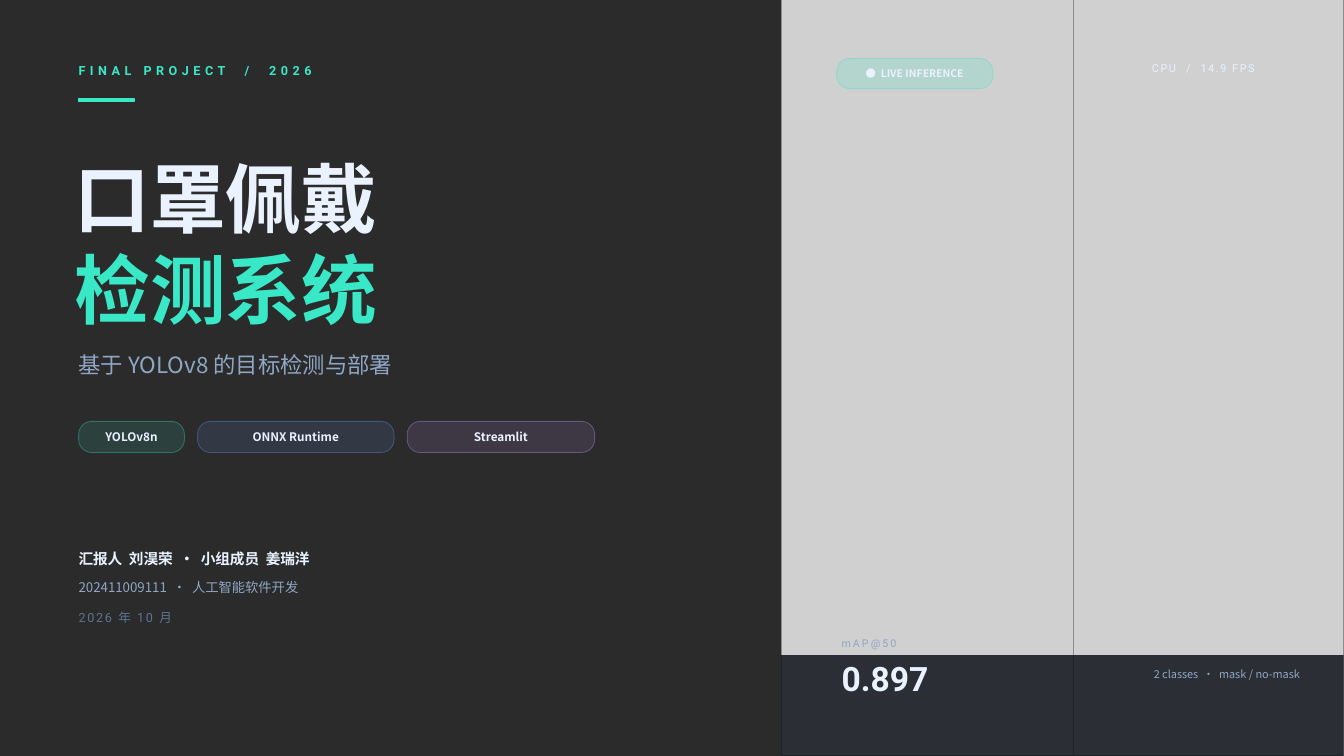
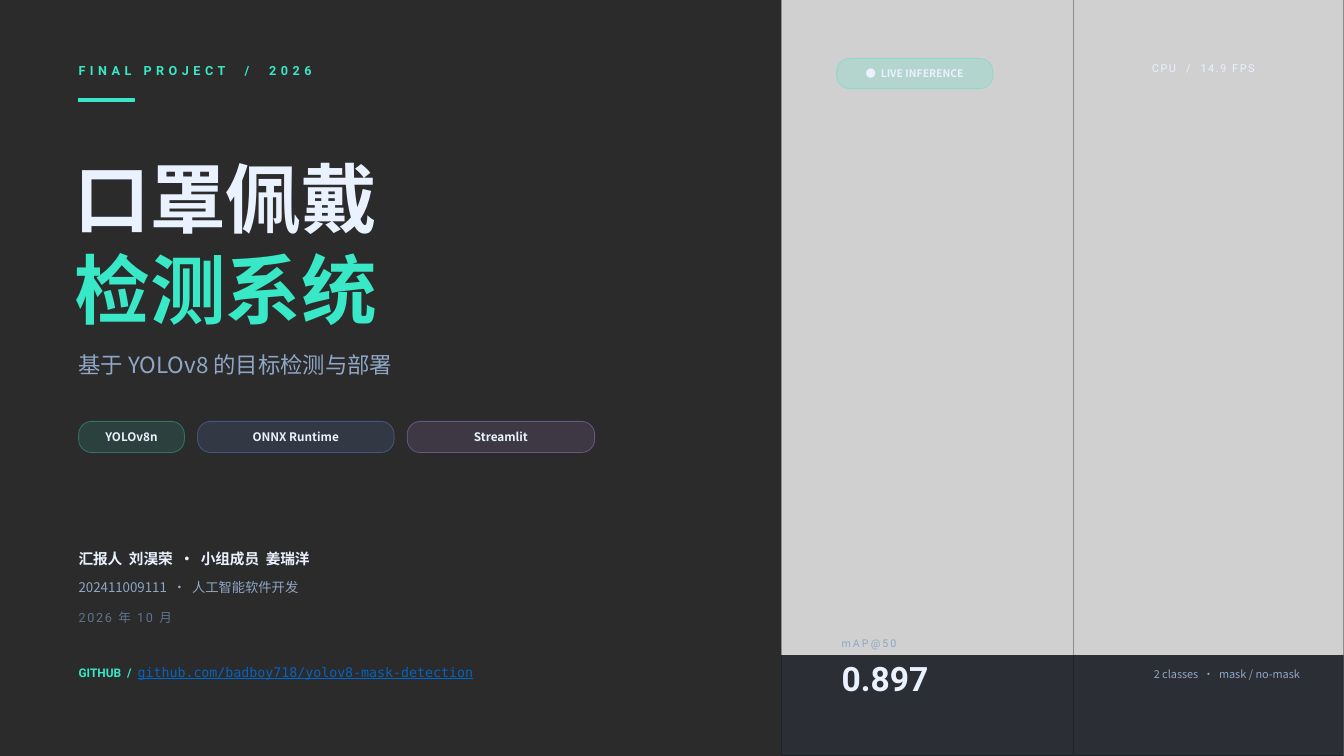
Before and after one commit to badboy718/yolov8-mask-detection, a slide deck: slide 1 of 期末汇报_PPT/期末汇报_刘淏荣_姜瑞洋.pptx. Drawn at 1344x756 pixels with LibreOffice and Linux fonts; fonts in the diff are those of the drawing; grey boxes stand for pictures; background and template pictures are left out; a plain dark background stands for a picture behind light text. Boxes give left, top, right and bottom in pixels: in the first picture for what was removed or moved away, otherwise in the second. Text is boxed around its words. In the diff, an @@ line names an element or a change of style, - is before the commit and + after.

```diff
--- a/期末汇报_PPT/期末汇报_刘淏荣_姜瑞洋.pptx
+++ b/期末汇报_PPT/期末汇报_刘淏荣_姜瑞洋.pptx
@@ text added at [79,667,473,680], 9.5 pt, text #0563C1, underline @@
+GITHUB / github.com/badboy718/yolov8-mask-detection
```
Also in this commit, not shown: 1 other slide changed, 1 other file.
